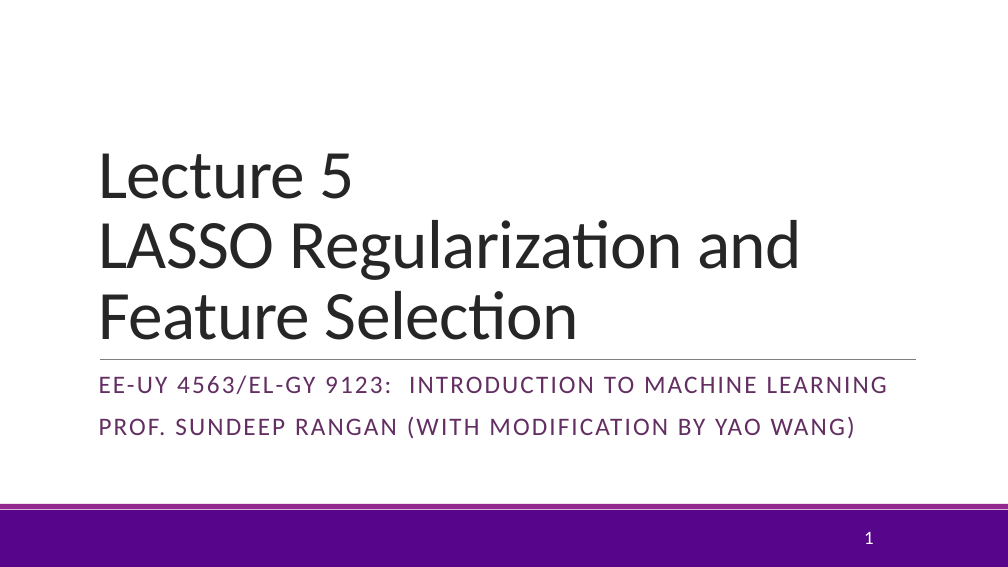
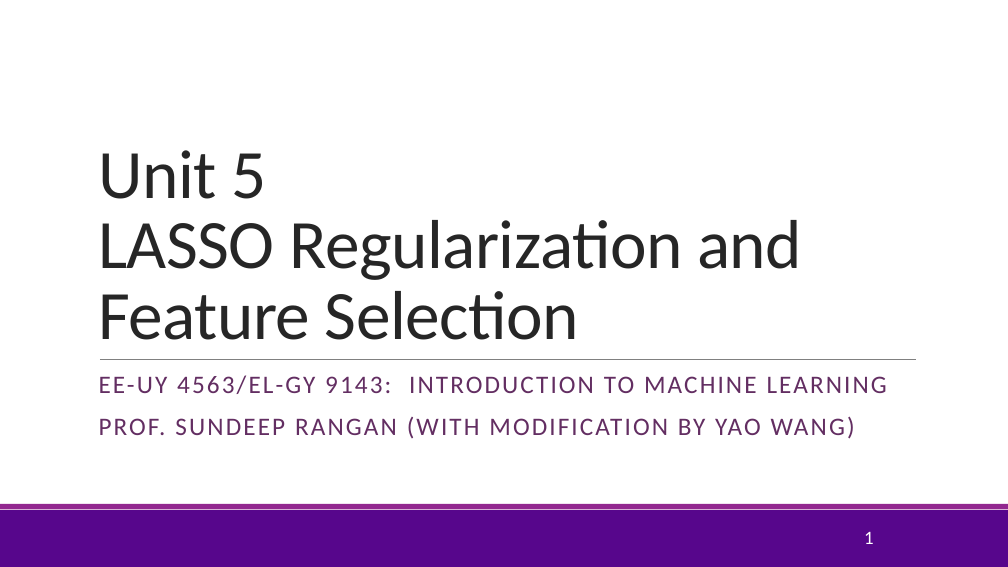
Before and after one commit to sdrangan/introml, a slide deck: slide 1 of lectures/Lect05_Lasso.pptx. Drawn at 1008x567 pixels with LibreOffice and Linux fonts; fonts in the diff are those of the drawing; background and template pictures are left out. Boxes give left, top, right and bottom in pixels: in the first picture for what was removed or moved away, otherwise in the second. Text is boxed around its words. In the diff, an @@ line names an element or a change of style, - is before the commit and + after.

```diff
--- a/lectures/Lect05_Lasso.pptx
+++ b/lectures/Lect05_Lasso.pptx
@@ title at (98,150,802,340): text changed @@
-Lecture 5
-LASSO Regularization and Feature Selection
+Unit 5
+LASSO Regularization and Feature Selection
@@ subtitle at (99,375,887,394): text changed @@
-EE-UY 4563/EL-GY 9123: INTRODUCTION TO MACHINE LEARNING
+EE-UY 4563/EL-GY 9143: INTRODUCTION TO MACHINE LEARNING
```
Also in this commit, not shown: 7 other slides changed, 1 other file.
